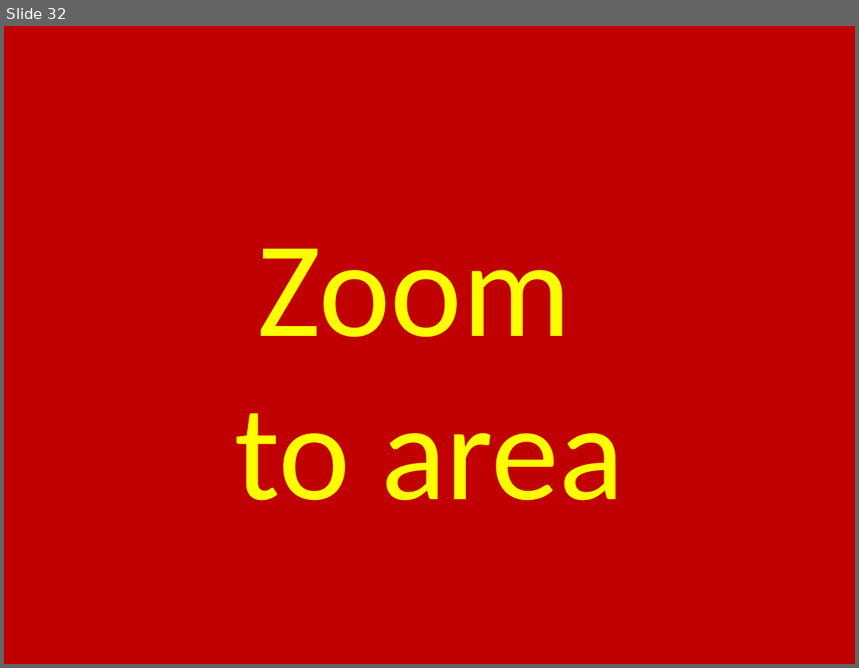
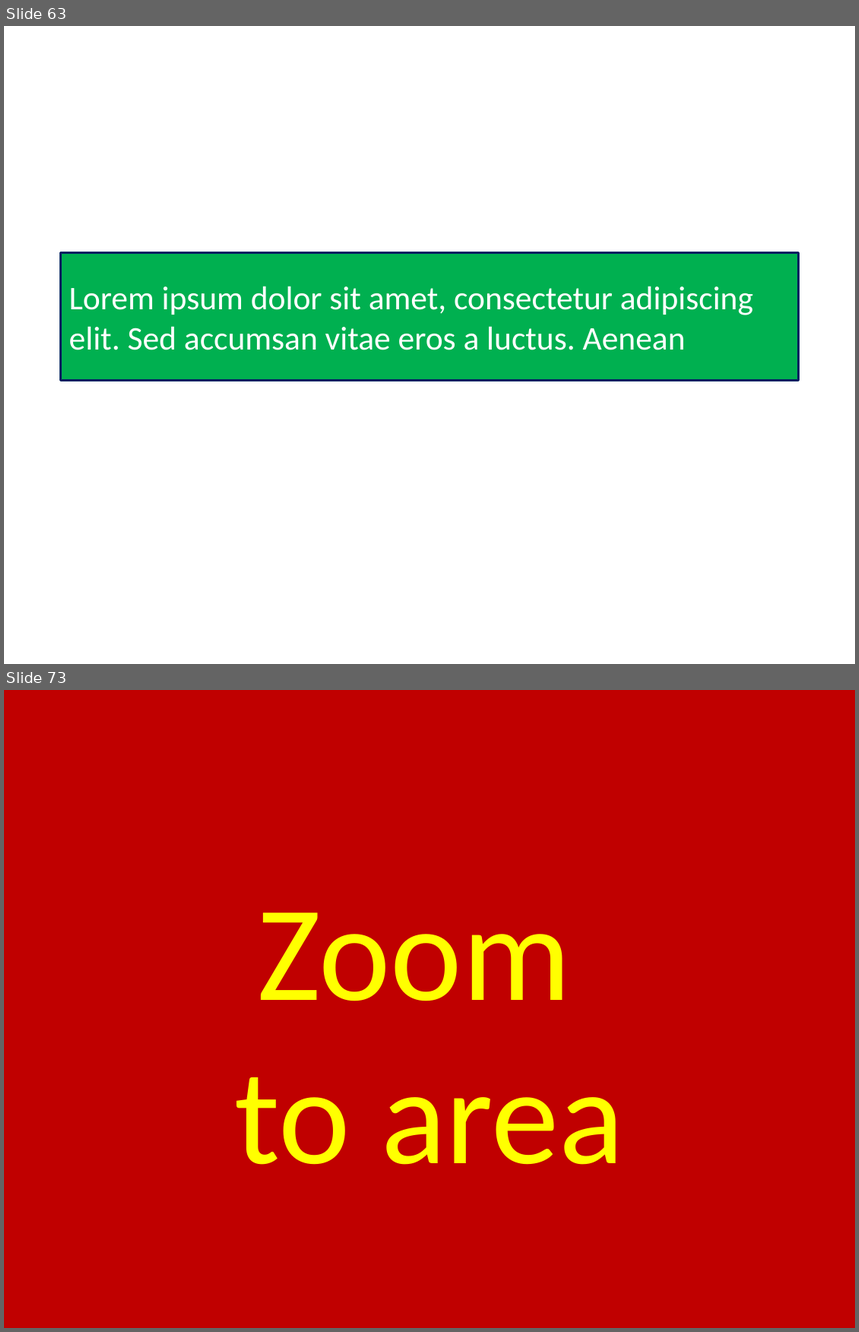
Before and after one commit to PowerPointLabs/PowerPointLabs, a slide deck: doc/Test scenarios.pptx. Shown one above the other, each under a label of ours: slide 32 before the commit, slides 63 and 73 after it; the slides between them are not shown. The pictures are 859x668 and 859x1332 pixels, drawn with LibreOffice and Linux fonts; fonts in the diff are those of the drawing. Boxes give left, top, right and bottom in pixels: in the first picture for what was removed or moved away, otherwise in the second. Text is boxed around its words. In the diff, an @@ line names an element or a change of style, - is before the commit and + after.

```diff
--- a/doc/Test scenarios.pptx
+++ b/doc/Test scenarios.pptx
@@ slide 63 added at [4,26,855,664], background #FFFFFF @@
@@ rectangle added at [61,252,799,381], fill #00B050, outline #002060 2 pt, 28 pt, text #FFFFFF @@
+Lorem ipsum dolor sit amet, consectetur adipiscing elit. Sed accumsan vitae eros a luctus. Aenean
@@ what was slide 32 is now slide 73 @@
```
Also in this commit, not shown: 1 slide changed, 42 other slides added, 2 slides removed, 7 other files.
